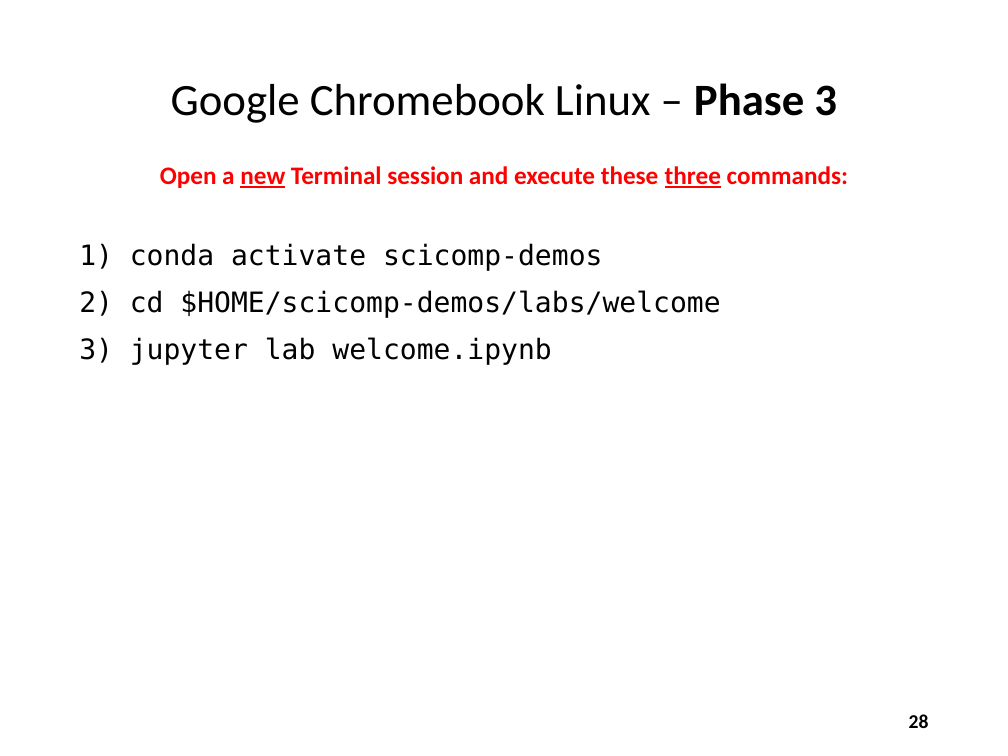
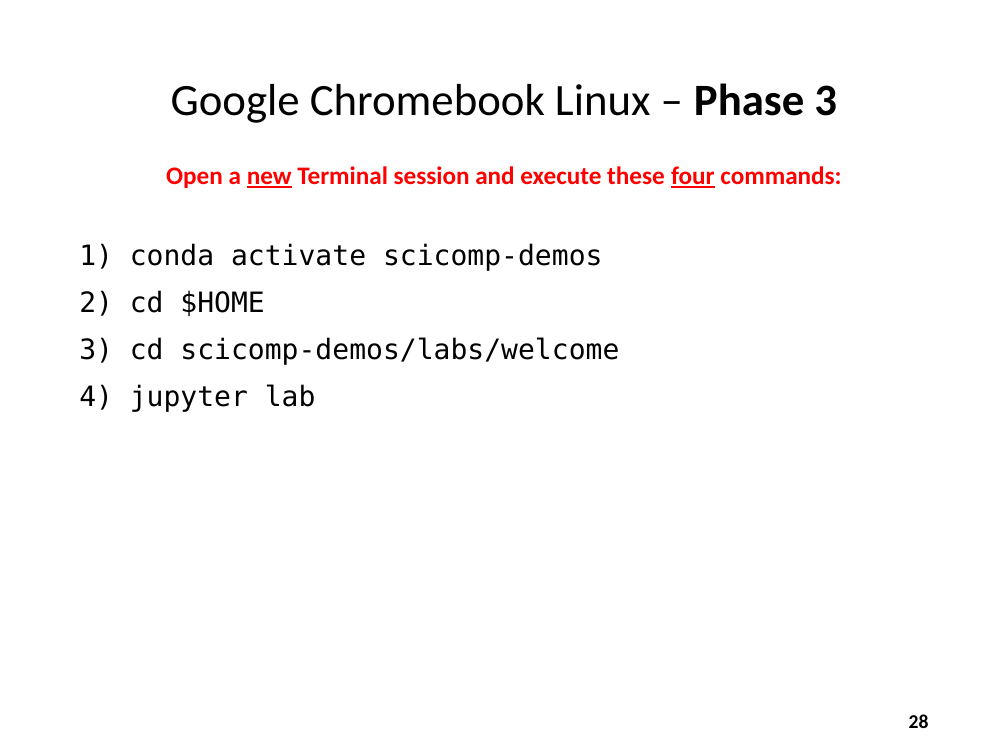
Before and after one commit to dbiersach/scicomp-demos, a slide deck: slide 28 of slides/Installing the Courseware.pptx. Drawn at 1008x756 pixels with LibreOffice and Linux fonts; fonts in the diff are those of the drawing. Boxes give left, top, right and bottom in pixels: in the first picture for what was removed or moved away, otherwise in the second. Text is boxed around its words. In the diff, an @@ line names an element or a change of style, - is before the commit and + after.

Commit message:
Update Chromebook Instructions

```diff
--- a/slides/Installing the Courseware.pptx
+++ b/slides/Installing the Courseware.pptx
@@ text at [166, 166, 841, 188]: text changed @@
-Open a new Terminal session and execute these three commands:
+Open a new Terminal session and execute these four commands:
@@ text at [130, 290, 619, 412]: text changed @@
-2) cd $HOME/scicomp-demos/labs/welcome
-3) jupyter lab welcome.ipynb
+2) cd $HOME
+3) cd scicomp-demos/labs/welcome
+4) jupyter lab
```
Also in this commit, not shown: 1 other slide changed.
